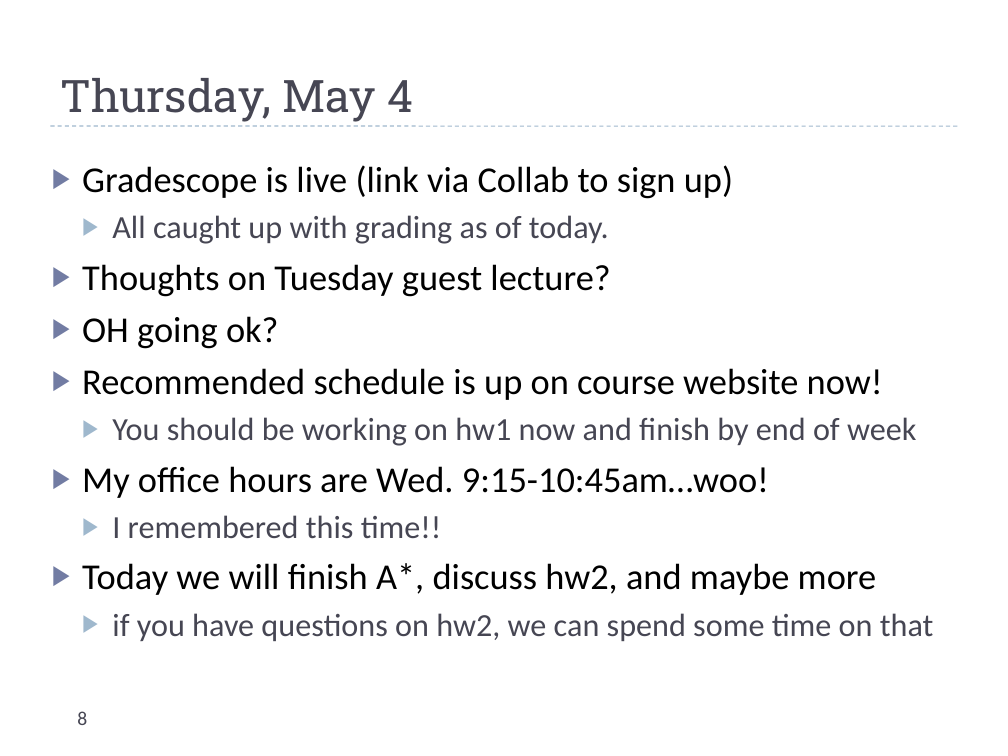
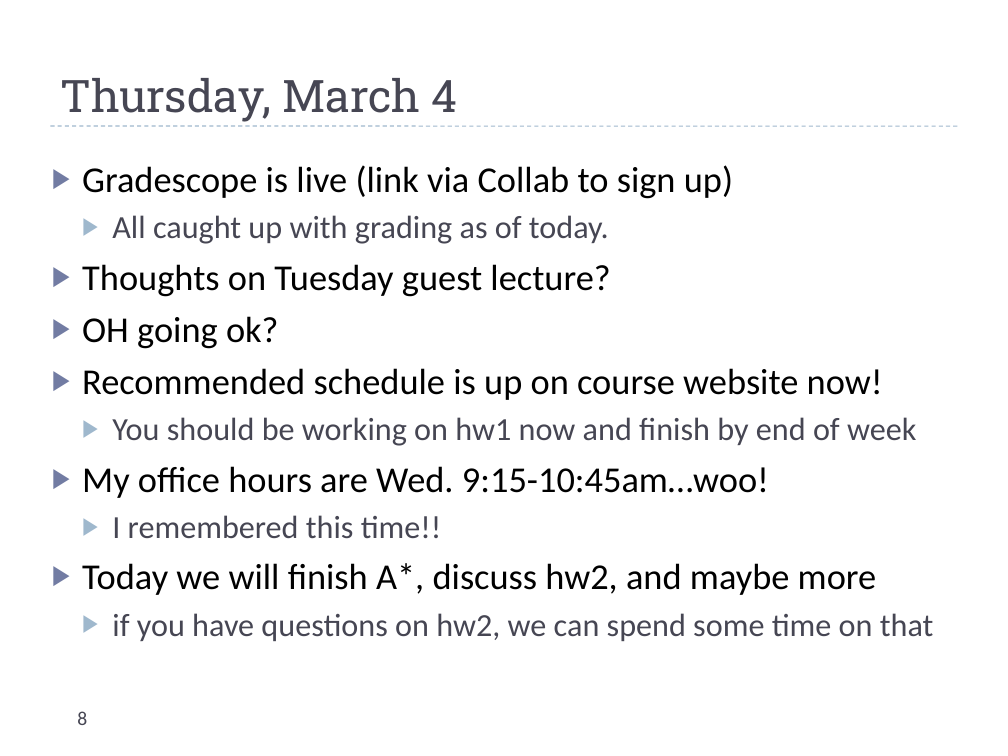
Before and after one commit to markfloryan/AI, a slide deck: slide 8 of slides/dailyannouncements.pptx. Drawn at 1008x756 pixels with LibreOffice and Linux fonts; fonts in the diff are those of the drawing. Boxes give left, top, right and bottom in pixels: in the first picture for what was removed or moved away, otherwise in the second. Text is boxed around its words. In the diff, an @@ line names an element or a change of style, - is before the commit and + after.

```diff
--- a/slides/dailyannouncements.pptx
+++ b/slides/dailyannouncements.pptx
@@ title at (60, 78, 458, 122): text changed @@
-Thursday, May 4
+Thursday, March 4
```
Also in this commit, not shown: 1 slide added, 2 other files.
